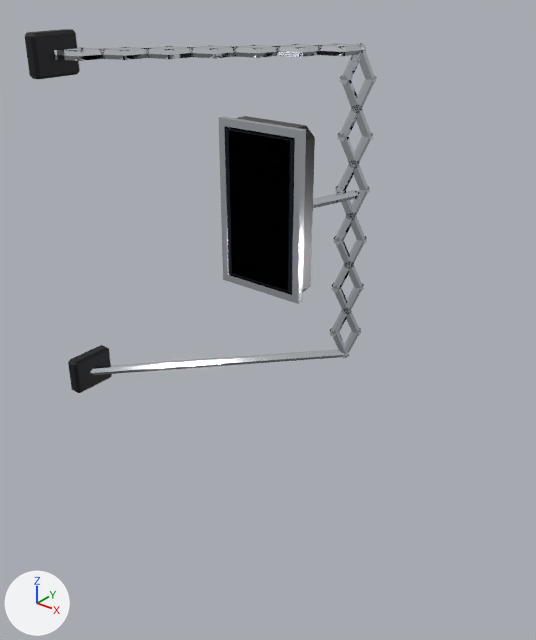
Two versions of the glTF model game/assets/vehicles/dekotora/accessories/mirror_t233/mirror_stay_chain.glb, one commit apart.
One viewpoint serves both versions: a camera (50 mm lens) standing at (1.239, -0.89, 0.889) and looking at (0.447, 0.1, 0.275). Lighting does not change. The marker at lower left points along +X, +Y and +Z. The older version comes first. Where no turn or scale is listed for an object, it has been applied to the vertices. Vertices at exactly the same position are counted once.

Before the edit, the objects in view are built like this:
```python
me_mirror_stay_chain_chrome = bpy.data.meshes.new('mirror_stay_chain_chrome')
me_mirror_stay_chain_chrome.from_pydata(...)  # 672 vertices, 696 faces; spans x 0.017..0.448, y -0.013..0.449, z 0.048..0.743
me_mirror_stay_chain_chrome.materials.append(mat_chrome)  # white #e6ebf2
me_mirror_stay_chain_deco_mirror = bpy.data.meshes.new('mirror_stay_chain_deco_mirror')
me_mirror_stay_chain_deco_mirror.from_pydata(...)  # a box spanning x 0.256..0.424, y 0.205..0.209, z 0.287..0.593
me_mirror_stay_chain_deco_mirror.materials.append(mat_deco_mirror)  # dark blue #2a3442
me_mirror_stay_chain_deco_trim = bpy.data.meshes.new('mirror_stay_chain_deco_trim')
me_mirror_stay_chain_deco_trim.from_pydata(...)  # 48 vertices, 88 faces; spans x 0.001..0.031, y -0.05..0.05, z 0.02..0.771
me_mirror_stay_chain_deco_trim.materials.append(mat_deco_trim)  # black #0b0d12
ob_mirror_stay_chain_chrome = bpy.data.objects.new('mirror_stay_chain_chrome', me_mirror_stay_chain_chrome)
ob_mirror_stay_chain_chrome.location = (0.0, 0.0, 0.0)
ob_mirror_stay_chain_deco_mirror = bpy.data.objects.new('mirror_stay_chain_deco_mirror', me_mirror_stay_chain_deco_mirror)
ob_mirror_stay_chain_deco_mirror.location = (0.0, 0.0, 0.0)
ob_mirror_stay_chain_deco_trim = bpy.data.objects.new('mirror_stay_chain_deco_trim', me_mirror_stay_chain_deco_trim)
ob_mirror_stay_chain_deco_trim.location = (0.0, 0.0, 0.0)
# also in view: 'mirror_stay_chain_deco_body' at (0.34, 0.24, 0.44)
```
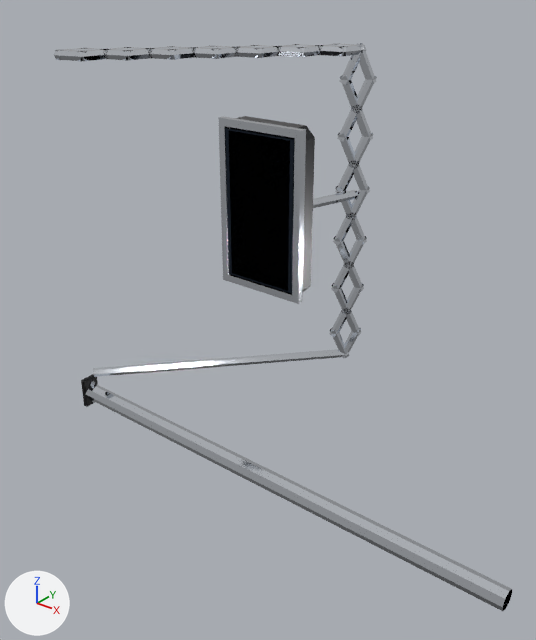
What changed in the scene script:
```text
Change me_mirror_stay_chain_chrome:
    remove me_mirror_stay_chain_chrome.from_pydata(...)  # 672 vertices, 696 faces; spans x 0.017..0.448, y -0.013..0.449, z 0.048..0.743
    add me_mirror_stay_chain_chrome.from_pydata(...)  # 672 vertices, 696 faces; spans x 0.027..0.448, y -0.013..0.449, z 0.048..0.743
    me_mirror_stay_chain_chrome part 1: the loose piece of 12 vertices spanning x 0.019..0.087, y -0.012..0.025, z 0.723..0.739 is moved by (0.01, 0.0, 0.0)
    me_mirror_stay_chain_chrome part 2: the loose piece of 12 vertices spanning x 0.065..0.097, y 0.003..0.07, z 0.723..0.739 is moved by (0.009, 0.0, 0.0)
    me_mirror_stay_chain_chrome part 3: the loose piece of 12 vertices spanning x 0.029..0.097, y 0.035..0.072, z 0.723..0.739 is moved by (0.009, 0.0, 0.0)
    me_mirror_stay_chain_chrome part 4: the loose piece of 12 vertices spanning x 0.019..0.051, y -0.01..0.057, z 0.723..0.739 is moved by (0.01, 0.0, 0.0)
    me_mirror_stay_chain_chrome part 5: the loose piece of 12 vertices spanning x 0.075..0.143, y 0.048..0.085, z 0.723..0.739 is moved by (0.008, 0.0, 0.0)
    me_mirror_stay_chain_chrome part 6: the loose piece of 12 vertices spanning x 0.121..0.153, y 0.063..0.13, z 0.723..0.739 is moved by (0.008, 0.0, 0.0)
    me_mirror_stay_chain_chrome part 7: the loose piece of 12 vertices spanning x 0.084..0.152, y 0.095..0.132, z 0.723..0.739 is moved by (0.007, 0.0, 0.0)
    me_mirror_stay_chain_chrome part 8: the loose piece of 12 vertices spanning x 0.075..0.106, y 0.05..0.117, z 0.723..0.739 is moved by (0.008, 0.0, 0.0)
    me_mirror_stay_chain_chrome part 9: the loose piece of 12 vertices spanning x 0.131..0.199, y 0.108..0.145, z 0.723..0.739 is moved by (0.007, 0.0, 0.0)
    me_mirror_stay_chain_chrome part 10: the loose piece of 12 vertices spanning x 0.176..0.208, y 0.123..0.19, z 0.723..0.739 is moved by (0.006, 0.0, 0.0)
    me_mirror_stay_chain_chrome part 11: the loose piece of 12 vertices spanning x 0.13..0.162, y 0.11..0.177, z 0.723..0.739 is moved by (0.007, 0.0, 0.0)
    me_mirror_stay_chain_chrome part 12: 6 of 672 vertices moved; they spanned x 0.017..0.031, y -0.013..0.0, z 0.052..0.068 and now span x 0.027..0.041, y -0.013..0.0, z 0.052..0.068; mean shift (0.01, 0.0, 0.0); largest move (0.031, -0.013, 0.06) -> (0.041, -0.013, 0.06)
    other edits to the shape of me_mirror_stay_chain_chrome do not show in these pictures
Remove ob_mirror_stay_chain_deco_trim:
    ob_mirror_stay_chain_deco_trim = bpy.data.objects.new('mirror_stay_chain_deco_trim', me_mirror_stay_chain_deco_trim)
Add ob_mirror_stay_chain_pads_chrome:
    ob_mirror_stay_chain_pads_chrome = bpy.data.objects.new('mirror_stay_chain_PADS_chrome', me_mirror_stay_chain_pads_chrome)  # 16 vertices, 16 faces; spans x 0.0..1.0, y -0.018..0.018, z -0.018..0.018; in mat_chrome (white #e6ebf2)
    ob_mirror_stay_chain_pads_chrome.location = (0.0, 0.0, 0.0)
Add ob_mirror_stay_chain_padf_deco_trim:
    ob_mirror_stay_chain_padf_deco_trim = bpy.data.objects.new('mirror_stay_chain_PADF_deco_trim', me_mirror_stay_chain_padf_deco_trim)  # 24 vertices, 44 faces; spans x 0.0..0.012, y -0.02..0.02, z -0.035..0.035; in mat_deco_trim (black #0b0d12)
    ob_mirror_stay_chain_padf_deco_trim.location = (0.0, 0.0, 0.0)
Add ob_mirror_stay_chain_padf_chrome:
    ob_mirror_stay_chain_padf_chrome = bpy.data.objects.new('mirror_stay_chain_PADF_chrome', me_mirror_stay_chain_padf_chrome)  # a 6-sided cylinder along x spanning x 0.012..0.018, y -0.007..0.007, z -0.0281..-0.0159; a 6-sided cylinder along x spanning x 0.012..0.018, y -0.007..0.007, z 0.0159..0.0281; in mat_chrome (white #e6ebf2)
    ob_mirror_stay_chain_padf_chrome.location = (0.0, 0.0, 0.0)
```

Where the change shows, as pixel boxes (x1, y1, x2, y2) in the pictures (536 x 640 px; the box of a moved part takes in the faces that stretch with it):
'mirror_stay_chain_chrome', reshaped
    before: (54, 43, 377, 375)
    after: (54, 43, 377, 377)
'mirror_stay_chain_PADS_chrome', added
    after: (85, 384, 512, 611)
'mirror_stay_chain_deco_trim', deleted
    before: (25, 29, 112, 393)
'mirror_stay_chain_PADF_deco_trim', added
    after: (81, 374, 98, 407)
'mirror_stay_chain_PADF_chrome', added
    after: (89, 380, 95, 403)
part 1 of me_mirror_stay_chain_chrome, moved or reshaped
    before: (54, 50, 85, 61)
    after: (54, 50, 86, 61)
part 2 of me_mirror_stay_chain_chrome, moved or reshaped
    before: (74, 49, 103, 61)
    after: (77, 49, 106, 61)
part 3 of me_mirror_stay_chain_chrome, moved or reshaped
    before: (81, 48, 106, 59)
    after: (82, 48, 109, 59)
part 4 of me_mirror_stay_chain_chrome, moved or reshaped
    before: (54, 47, 84, 60)
    after: (57, 48, 84, 60)
part 5 of me_mirror_stay_chain_chrome, moved or reshaped
    before: (102, 49, 131, 60)
    after: (105, 49, 132, 60)
part 6 of me_mirror_stay_chain_chrome, moved or reshaped
    before: (121, 48, 148, 60)
    after: (124, 48, 154, 61)
part 7 of me_mirror_stay_chain_chrome, moved or reshaped
    before: (125, 47, 150, 58)
    after: (123, 47, 155, 58)
part 8 of me_mirror_stay_chain_chrome, moved or reshaped
    before: (99, 47, 125, 59)
    after: (101, 47, 131, 59)
part 9 of me_mirror_stay_chain_chrome, moved or reshaped
    before: (147, 48, 174, 59)
    after: (145, 48, 176, 60)
part 10 of me_mirror_stay_chain_chrome, moved or reshaped
    before: (164, 47, 196, 59)
    after: (169, 47, 197, 60)
part 11 of me_mirror_stay_chain_chrome, moved or reshaped
    before: (142, 46, 174, 58)
    after: (147, 46, 175, 58)
part 12 of me_mirror_stay_chain_chrome, moved or reshaped
    before: (91, 349, 349, 375)
    after: (93, 349, 349, 377)
